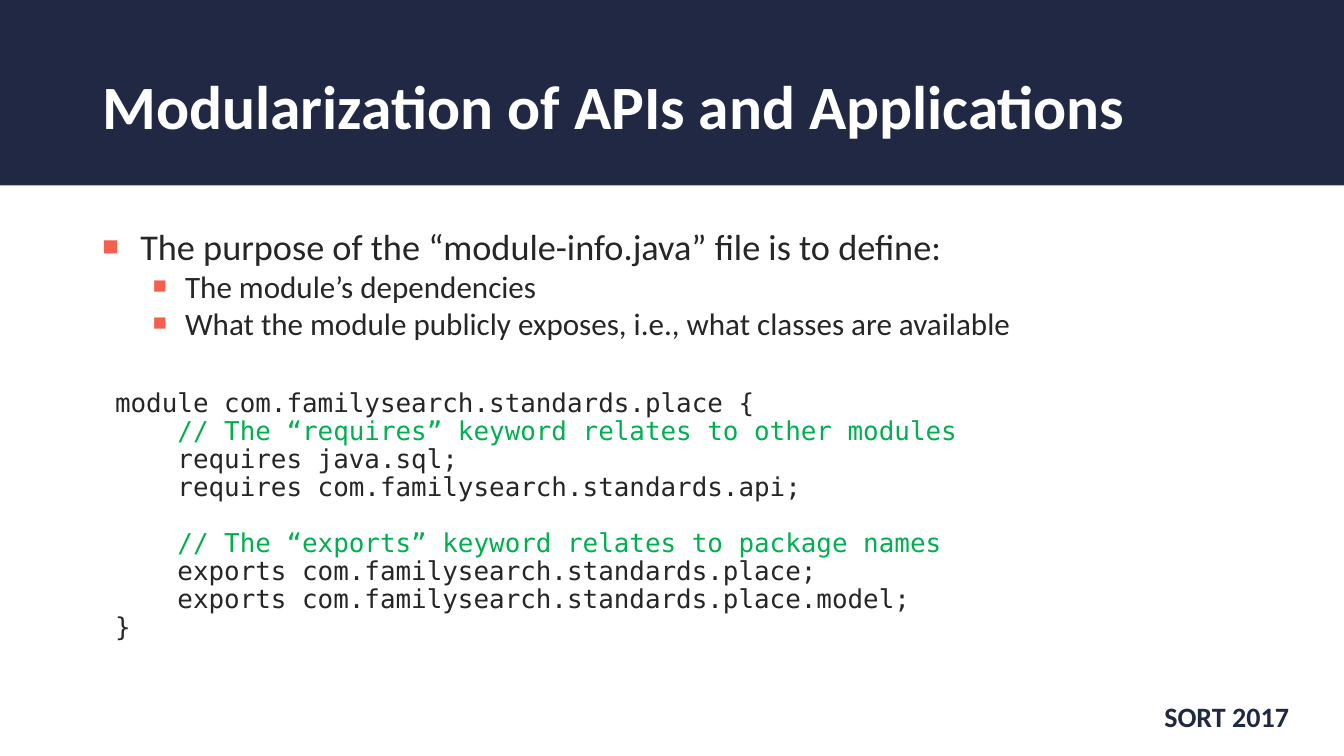
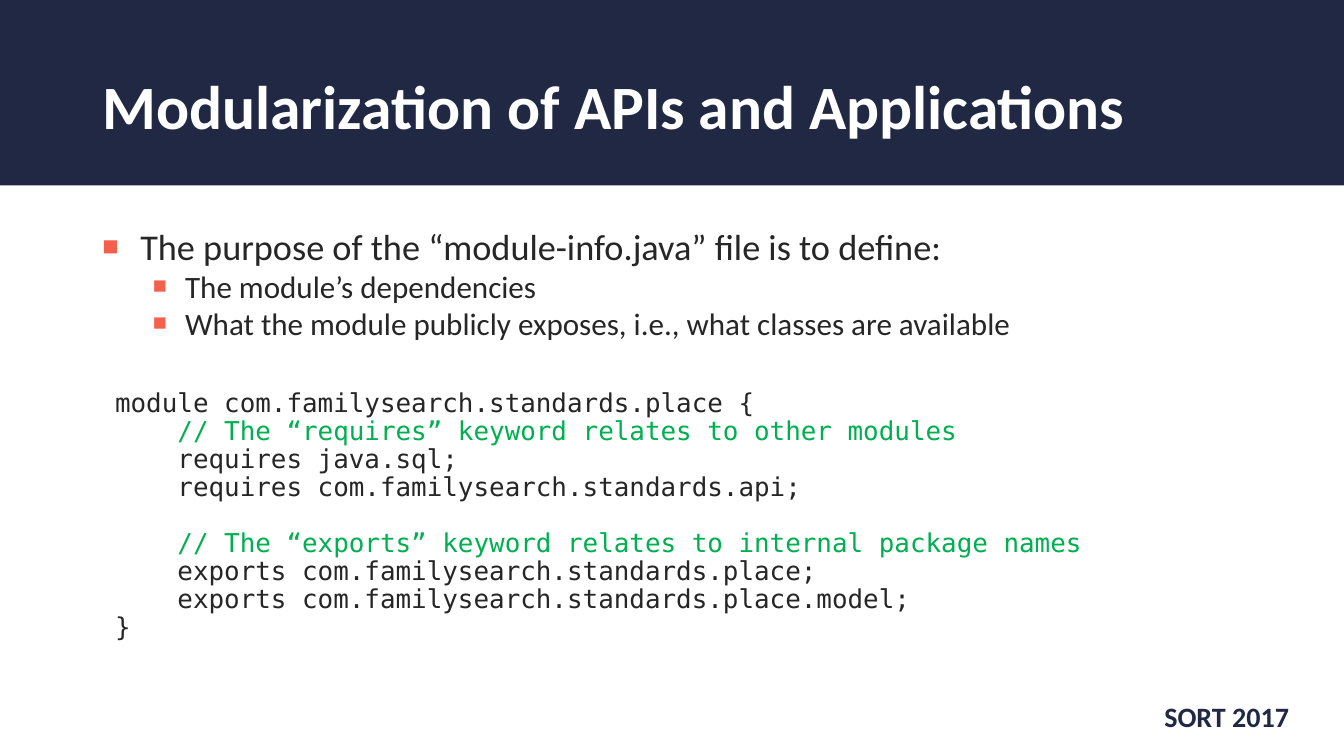
Before and after one commit to wjohnson000/java9-sort, a slide deck: slide 10 of sort-2017-java9.pptx. Drawn at 1344x756 pixels with LibreOffice and Linux fonts; fonts in the diff are those of the drawing; background and template pictures are left out. Boxes give left, top, right and bottom in pixels: in the first picture for what was removed or moved away, otherwise in the second. Text is boxed around its words. In the diff, an @@ line names an element or a change of style, - is before the commit and + after.

```diff
--- a/sort-2017-java9.pptx
+++ b/sort-2017-java9.pptx
@@ text at <box>224,532,1082,558</box>: text changed @@
-// The “exports” keyword relates to package names
+// The “exports” keyword relates to internal package names
```
Also in this commit, not shown: 11 other slides changed, 2 slides added, 9 other files.
